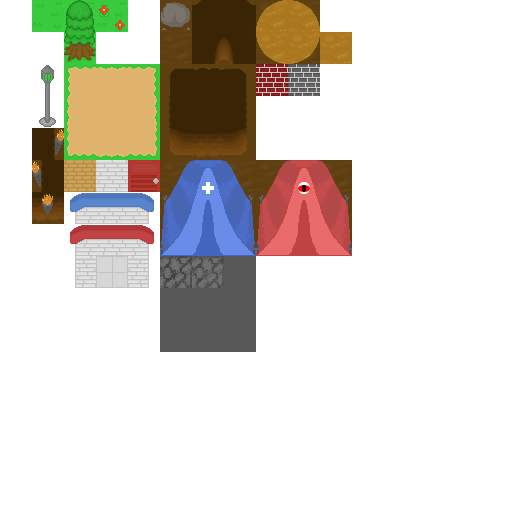
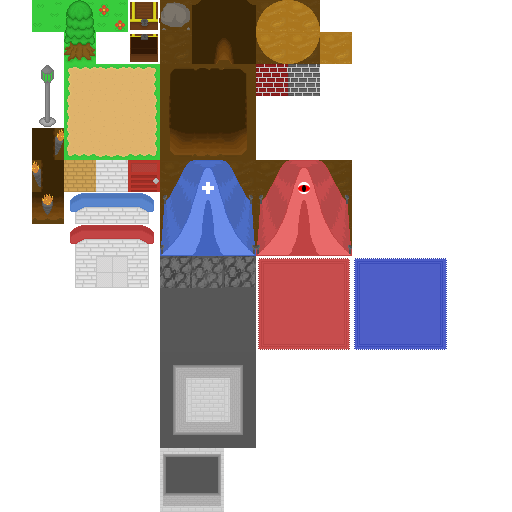
Layers edited between the first and the second 512px x 512px image:
added layer "TreasureChestClosed" above "House" over [left=130, top=2, right=161, bottom=30]
added group "StoneBlocks" with 12 layers above "RedCarpet" over [left=160, top=352, right=256, bottom=512]
added layer "InsideTopRightCorner" in group "StoneBlocks" over [left=160, top=480, right=192, bottom=512]
added layer "InsideTopLeftCorner" in group "StoneBlocks" over [left=192, top=480, right=224, bottom=512]
added layer "InsideBottomCorners" in group "StoneBlocks" over [left=160, top=448, right=224, bottom=480]
added layer "TopLeftCorner" in group "StoneBlocks" over [left=160, top=352, right=192, bottom=384]
added layer "TopRightCorner" in group "StoneBlocks" over [left=224, top=352, right=256, bottom=384]
added layer "BottomRightCorner" in group "StoneBlocks" over [left=224, top=416, right=256, bottom=448]
added layer "BottomLeftCorner" in group "StoneBlocks" over [left=160, top=416, right=192, bottom=448]
added layer "StoneWallRight" in group "StoneBlocks" over [left=224, top=384, right=256, bottom=416]
added layer "StoneWallLeft" in group "StoneBlocks" over [left=160, top=384, right=192, bottom=416]
added layer "StoneWallBottom" in group "StoneBlocks" over [left=192, top=416, right=224, bottom=448]
added layer "StoneWallTop" in group "StoneBlocks" over [left=192, top=352, right=224, bottom=384]
added layer "StoneFloor" in group "StoneBlocks" over [left=192, top=384, right=224, bottom=416]
added group "RedCarpet" (1st of 2) with 2 layers above "Lights" over [left=258, top=258, right=447, bottom=350]
added layer "BlueCarpet" in group "RedCarpet" over [left=354, top=258, right=447, bottom=350]
added layer "RedCarpet" (2nd of 2, in "RedCarpet") in group "RedCarpet" over [left=258, top=258, right=350, bottom=350]
added layer "Cobblestone" in group "Cave 2" over [left=224, top=256, right=256, bottom=287]
…and 1 more changes (1 added)
